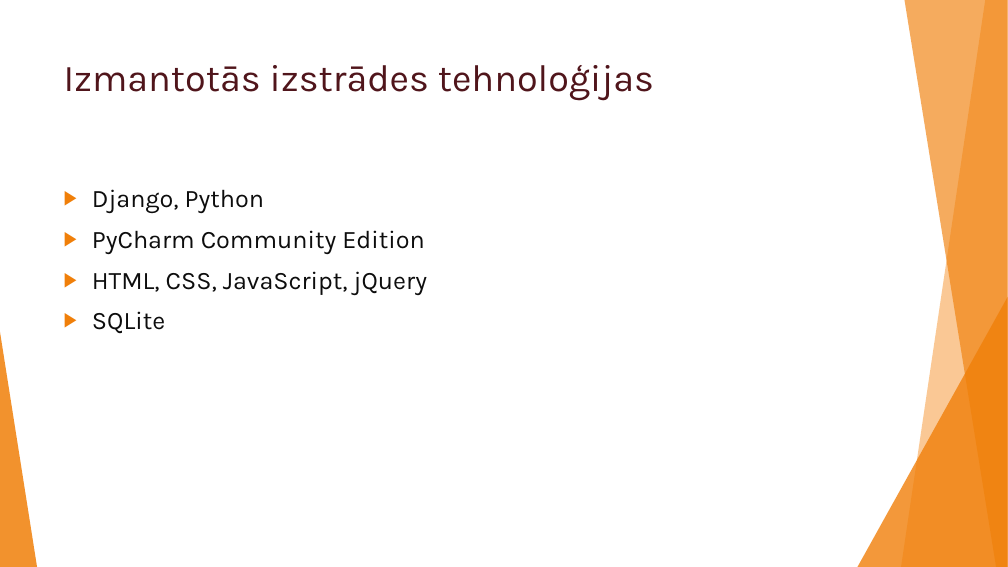
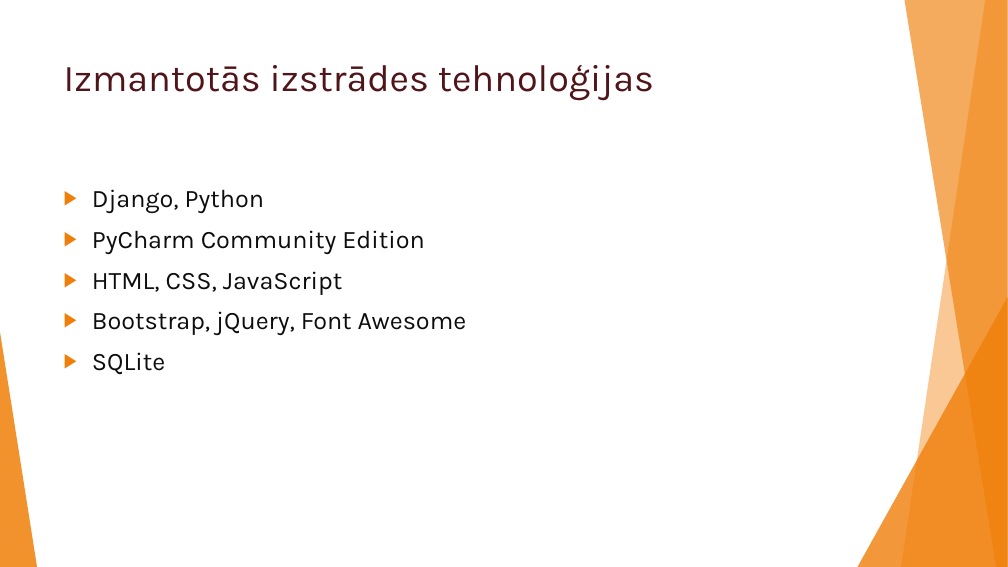
Before and after one commit to BlazyChan/fotopelle, a slide deck: slide 3 of dokumentācija/Kvalifikācijas darba prezentācija___Gundars_Pelle_D4-3.pptx. Drawn at 1008x567 pixels with LibreOffice and Linux fonts; fonts in the diff are those of the drawing. Boxes give left, top, right and bottom in pixels: in the first picture for what was removed or moved away, otherwise in the second. Text is boxed around its words. In the diff, an @@ line names an element or a change of style, - is before the commit and + after.

```diff
--- a/dokumentācija/Kvalifikācijas darba prezentācija___Gundars_Pelle_D4-3.pptx
+++ b/dokumentācija/Kvalifikācijas darba prezentācija___Gundars_Pelle_D4-3.pptx
@@ text at (92,271,467,335): text changed @@
-▶ HTML, CSS, JavaScript, jQuery
+▶ HTML, CSS, JavaScript
+▶ Bootstrap, jQuery, Font Awesome
```
Also in this commit, not shown: 1 other slide changed, 11 other files.
